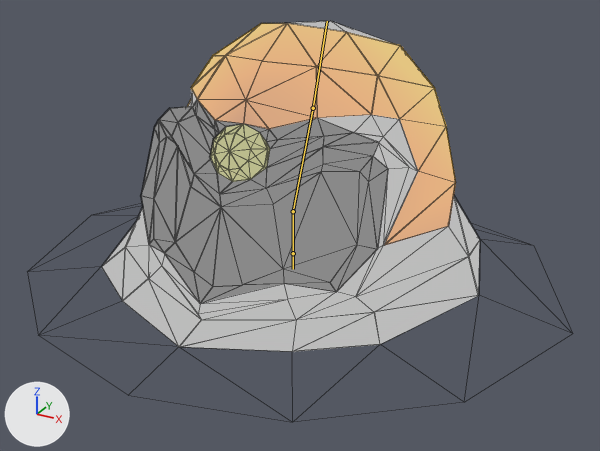
Two versions of the Blender file assets/meshes/enemies/jelly_king.blend, one commit apart.
Both versions are drawn from a 50 mm camera at (4.63, -8.25, 4.76) aimed at (0.26, -0.3, 0.78). Arrows for +X, +Y and +Z are at lower left; the lights stay in place. Both versions are drawn at frame 61 of the action 'attack_ranged'; the numbers are the values there. The bones that bend it are drawn over the model as lines. Mesh edges are drawn as thin lines.

Names of what the first picture shows: 'jellyking', 'jellyking_overlay'.
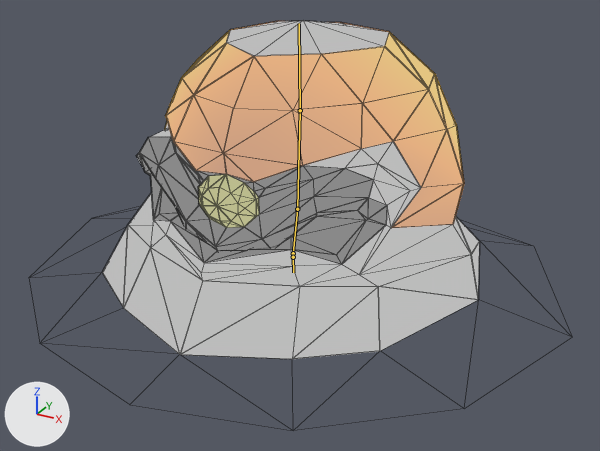
Commit message: Work on jelly king ranged attack

Edits to the bpy script that builds the scene:
```text
Change bone_bottom_middle:
    where bone_bottom_middle = bpy.data.objects['jellyking_armature'].pose.bones['bottom_middle']
    bone_bottom_middle.rotation_quaternion: (1.0, 0.006, 0.0, 0.0) -> (0.995, -0.104, 0.0, 0.0)  # degrees (1, 0, 0) -> degrees (-12, 0, 0)
Change bone_base:
    where bone_base = bpy.data.objects['jellyking_armature'].pose.bones['base']  # child of 'bottom_middle'
    bone_base.location: (0.0, 0.0, 0.0) -> (0.011, 0.054, 0.0)
    bone_base.rotation_quaternion: (0.999, 0.0, 0.0, 0.017) -> (0.994, 0.0, 0.0, -0.105)  # degrees (0, 0, 2) -> degrees (0, 0, -12)
Change bone_top_middle:
    where bone_top_middle = bpy.data.objects['jellyking_armature'].pose.bones['top_middle']  # child of 'bottom_middle'
    bone_top_middle.rotation_quaternion: (0.977, -0.203, 0.0, 0.0) -> (0.982, 0.076, 0.0, 0.0)  # degrees (-23, 0, 0) -> degrees (9, 0, 0)
    bone_top_middle.scale: (1.0, 1.0, 1.0) -> (1.07, 0.97, 1.04)
```

Changed parts and their boxes (x1, y1, x2, y2) in the pictures (600 x 451 px):
'jellyking_overlay', posed: before (27, 23, 573, 422); after (29, 21, 572, 431)
'jellyking', posed: before (125, 21, 469, 319); after (129, 21, 471, 286)
bone 'bottom_middle', root to tip: before (293, 253) to (293, 211); after (293, 253) to (297, 209)
bone 'base', root to tip: before (293, 253) to (293, 269); after (293, 257) to (293, 272)
bone 'top_middle', root to tip: before (293, 211) to (313, 108); after (297, 209) to (300, 110)
